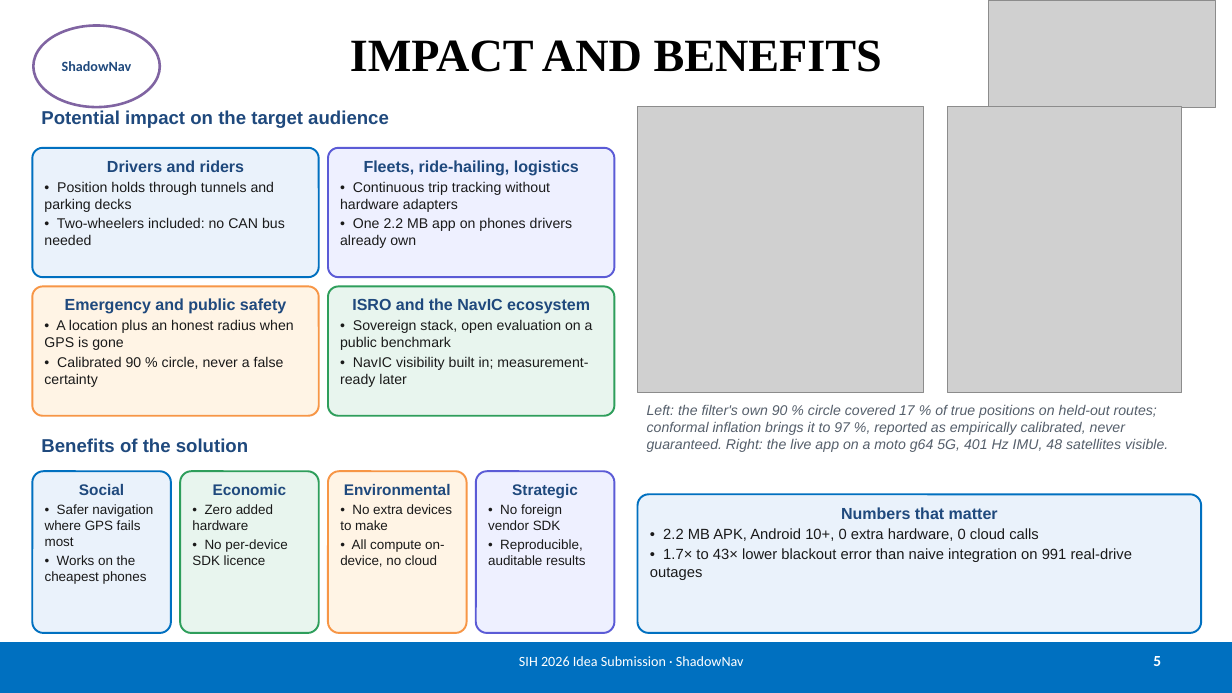
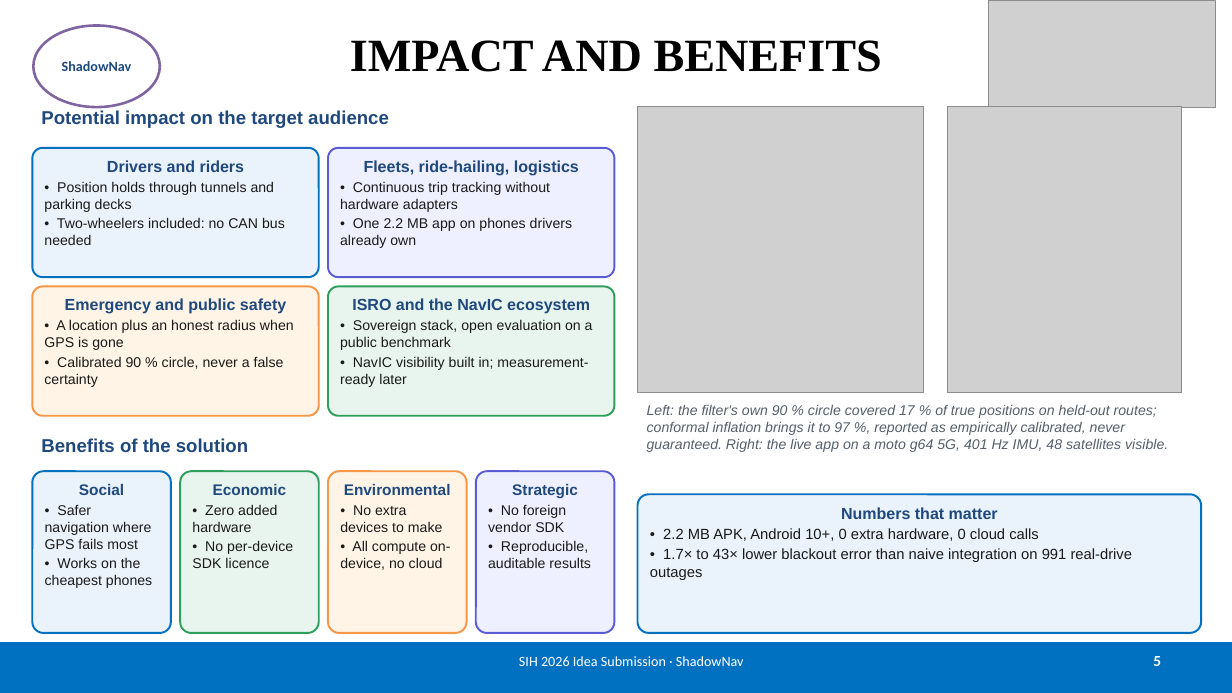
Before and after one commit to Shahid-2705/ShadowNav, a slide deck: slide 5 of submission/ShadowNav_SIH2026_Idea.pptx. Drawn at 1232x693 pixels with LibreOffice and Linux fonts; fonts in the diff are those of the drawing; grey boxes stand for pictures. Boxes give left, top, right and bottom in pixels: in the first picture for what was removed or moved away, otherwise in the second. Text is boxed around its words. In the diff, an @@ line names an element or a change of style, - is before the commit and + after.

```diff
--- a/submission/ShadowNav_SIH2026_Idea.pptx
+++ b/submission/ShadowNav_SIH2026_Idea.pptx
@@ text in rounded rectangle at bbox=[45, 505, 152, 588]: size 10.5 to 11 pt @@
@@ text in rounded rectangle at bbox=[192, 504, 293, 568]: size 10.5 to 11 pt in "• Zero added hardware", "• No per-device SDK licence" @@
@@ text in rounded rectangle at bbox=[340, 505, 450, 570]: size 10.5 to 11 pt in "• No extra devices to make", "• All compute on-device, no cloud" @@
@@ text in rounded rectangle at bbox=[488, 504, 591, 568]: size 10.5 to 11 pt in "• No foreign vendor SDK", "• Reproducible, auditable results" @@
```
Also in this commit, not shown: 2 other files.
